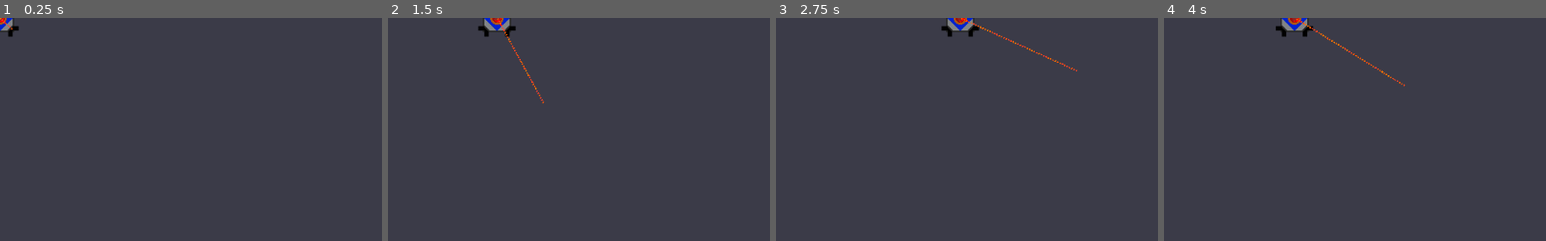
Above: before the commit, frames 1-4 (left to right).
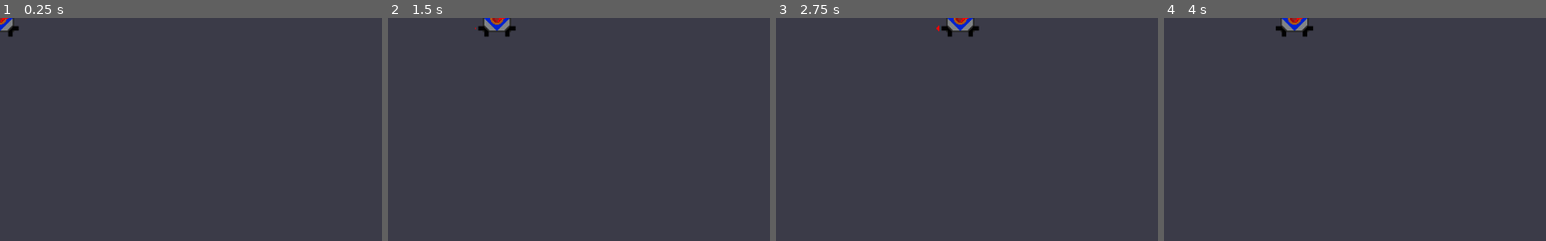
Above: after the commit, the same moments.

Repository: Call-Me-Sir/Calan-Game2021
Game: Godot game, scene res://Level 1.tscn
Same seed, same stepped clock (60 frames per second), same inputs: the game is played once before the commit and once after it. Before the commit the project has no main scene; this scene is started directly in both runs.
Inputs (mouse positions are % of the whole screen's width and height, from its top left):
- Up to frame 1 (0.25 s): no input
- Up to frame 2 (1.5 s): tap Enter at 0.5 s; move the mouse to (72, 45) at 0.52 s; hold D (ui_right) 0.53-1.28 s; move the mouse to (30, 55) at 1.27 s; hold Ctrl (slowdown) from 1.28 s (still down)
- Up to frame 3 (2.75 s): tap Space at 2 s; move the mouse to (60, 28) at 2.02 s; release Ctrl (slowdown) at 2.03 s; hold D (ui_right) from 2.03 s (still down)
- Up to frame 4 (4 s): move the mouse to (45, 70) at 2.77 s; release D (ui_right) at 2.78 s; hold Shift (speedup) 2.78-3.53 s; move the mouse to (80, 65) at 3.52 s; hold A (ui_left) from 3.53 s (still down)
The pictures show only the part of the screen within x 0-50%, y 0-50%; the shares and areas given below are measured in that part.

The runs differ from the first frame. In frame 1, less than 0.1% of the frame differs, in the area x 0-4%, y 0-6%; in frame 2, 0.2%; in frame 3, 0.3%, in the area x 42-79%, y 0-24%; in frame 4, 0.2%.

Commit message:
Added Thruster Animations & 1 Laser Bounce

Diff:
--- a/RayArray/Level 1.tscn
+++ b/RayArray/Level 1.tscn
@@ -26,3 +26,35 @@
 
 [node name="CollisionShape2D" type="CollisionShape2D" parent="Area2D"]
 shape = SubResource( 1 )
+
+[node name="Area2D2" type="StaticBody2D" parent="."]
+position = Vector2( 63.8064, 255.67 )
+collision_layer = 2
+__meta__ = {
+"_edit_group_": true
+}
+
+[node name="CollisionShape2D" type="CollisionShape2D" parent="Area2D2"]
+shape = SubResource( 1 )
+
+[node name="Area2D3" type="StaticBody2D" parent="."]
+position = Vector2( 370.566, 353.834 )
+rotation = 0.777186
+collision_layer = 2
+__meta__ = {
+"_edit_group_": true
+}
+
+[node name="CollisionShape2D" type="CollisionShape2D" parent="Area2D3"]
+shape = SubResource( 1 )
+
+[node name="Area2D4" type="StaticBody2D" parent="."]
+position = Vector2( 356.408, 199.982 )
+rotation = 0.215142
+collision_layer = 2
+__meta__ = {
+"_edit_group_": true
+}
+
+[node name="CollisionShape2D" type="CollisionShape2D" parent="Area2D4"]
+shape = SubResource( 1 )
--- a/RayArray/Playerspaceshipkinematic.tscn
+++ b/RayArray/Playerspaceshipkinematic.tscn
@@ -1,12 +1,36 @@
-[gd_scene load_steps=6 format=2]
+[gd_scene load_steps=13 format=2]
 
 [ext_resource path="res://Imported resources/Player space ship (WIP)-2.png" type="Texture" id=1]
 [ext_resource path="res://Scripts/Playerspaceshipkinematic.gd" type="Script" id=2]
 [ext_resource path="res://Imported resources/Red Laser V1-1.png (1).png" type="Texture" id=3]
 [ext_resource path="res://Scripts/ContraptionSprite.gd" type="Script" id=4]
+[ext_resource path="res://Imported resources/Player space ship Thrust animations/l0_sprite_01.png" type="Texture" id=5]
+[ext_resource path="res://Imported resources/Player space ship Thrust animations/l0_sprite_02.png" type="Texture" id=6]
+[ext_resource path="res://Imported resources/Player space ship Thrust animations/l0_sprite_03.png" type="Texture" id=7]
+[ext_resource path="res://Imported resources/Player space ship Thrust animations/l0_sprite_04.png" type="Texture" id=8]
+[ext_resource path="res://Imported resources/Player space ship Thrust animations/l0_sprite_05.png" type="Texture" id=9]
+[ext_resource path="res://Imported resources/Player space ship Thrust animations/l0_sprite_06.png" type="Texture" id=10]
 
 [sub_resource type="RectangleShape2D" id=1]
 extents = Vector2( 25, 25 )
+
+[sub_resource type="SpriteFrames" id=2]
+animations = [ {
+"frames": [ ExtResource( 9 ) ],
+"loop": false,
+"name": "Full Right",
+"speed": 5.0
+}, {
+"frames": [ ExtResource( 10 ) ],
+"loop": true,
+"name": "Small Right",
+"speed": 5.0
+}, {
+"frames": [ null, ExtResource( 5 ), ExtResource( 6 ), ExtResource( 7 ), ExtResource( 8 ) ],
+"loop": false,
+"name": "Thrust Right",
+"speed": 15.0
+} ]
 
 [node name="Playerspaceshipkinematic" type="KinematicBody2D"]
 script = ExtResource( 2 )
@@ -17,22 +41,17 @@
 [node name="CollisionShape2D" type="CollisionShape2D" parent="."]
 shape = SubResource( 1 )
 
-[node name="ContraptionSprite" type="Sprite" parent="."]
+[node name="RayCast2D" type="RayCast2D" parent="."]
 scale = Vector2( 2, 2 )
-texture = ExtResource( 3 )
-script = ExtResource( 4 )
-
-[node name="CPUParticles2D" type="CPUParticles2D" parent="ContraptionSprite"]
-amount = 50
-lifetime = 2.0
-spread = 0.0
-gravity = Vector2( 0, 0 )
-initial_velocity = 43.01
-color = Color( 1, 0.239216, 0.239216, 1 )
-hue_variation = 0.13
-hue_variation_random = 0.45
-
-[node name="RayCast2D" type="RayCast2D" parent="ContraptionSprite"]
 enabled = true
 cast_to = Vector2( 50, 0 )
 collision_mask = 2
+script = ExtResource( 4 )
+
+[node name="ContraptionSprite" type="Sprite" parent="RayCast2D"]
+texture = ExtResource( 3 )
+
+[node name="SpaceshipThrust" type="AnimatedSprite" parent="."]
+frames = SubResource( 2 )
+animation = "Small Right"
+playing = true
--- /dev/null
+++ b/RayArray/ReflectorCast.gd
@@ -0,0 +1,37 @@
+extends RayCast2D
+
+
+onready var new_ray = load("res://ReflectorCast.tscn")
+var reflector_ray = null
+# Declare member variables here. Examples:
+# var a = 2
+# var b = "text"
+
+func check_ray_collision():
+	if is_colliding():
+		var new_ray_position = get_collision_point()
+		var new_ray_angle = get_collision_normal()
+		if reflector_ray == null:
+			reflector_ray = new_ray.instance()
+			reflector_ray.global_position = new_ray_position
+			get_tree().get_root().add_child(reflector_ray)
+		else:
+
+			reflector_ray.global_position = new_ray_position
+			var r = cast_to.bounce(get_collision_normal())
+			reflector_ray.cast_to = r
+			#reflector_ray.rotation = ray.get_collision_normal() - ray.get_parent().rotation
+	else:
+		if reflector_ray != null:
+			reflector_ray.queue_free()
+			reflector_ray = null
+
+# Called when the node enters the scene tree for the first time.
+func _physics_process(delta):
+	#check_ray_collision()
+	pass # Replace with function body.
+
+
+# Called every frame. 'delta' is the elapsed time since the previous frame.
+#func _process(delta):
+#	pass
--- a/RayArray/ReflectorCast.tscn
+++ b/RayArray/ReflectorCast.tscn
@@ -1,4 +1,9 @@
-[gd_scene format=2]
+[gd_scene load_steps=2 format=2]
+
+[ext_resource path="res://ReflectorCast.gd" type="Script" id=1]
 
 [node name="ReflectorCast" type="RayCast2D"]
+enabled = true
+cast_to = Vector2( 50, 0 )
 collision_mask = 2
+script = ExtResource( 1 )
--- a/RayArray/Scripts/ContraptionSprite.gd
+++ b/RayArray/Scripts/ContraptionSprite.gd
@@ -1,4 +1,4 @@
-extends Sprite
+extends RayCast2D
 
 
 # Declare member variables here. Examples:
@@ -8,9 +8,7 @@
 var mousepositoion
 
 func _process(delta):
-	mousepositoion = get_local_mouse_position()
-
-	rotation += mousepositoion.angle() * 0.2
+	pass
 
 
 # Called when the node enters the scene tree for the first time.
--- a/RayArray/Scripts/Playerspaceshipkinematic.gd
+++ b/RayArray/Scripts/Playerspaceshipkinematic.gd
@@ -8,14 +8,28 @@
 export var friction = 0.19
 export var acceleration = 0.15
 var velocity = Vector2.ZERO
+var max_ray_cast = 1000
 
-onready var ray = $ContraptionSprite/RayCast2D
+onready var _animated_sprite = $SpaceshipThrust
+
+onready var ray = $RayCast2D
 onready var new_ray = preload("res://ReflectorCast.tscn")
 var reflector_ray = null
 
 func set_speed(s,f):
 	speed = s
 	friction = f
+
+func thrust_animation():
+	if Input.is_action_pressed("ui_right") and Input.is_action_pressed("slowdown"):
+		_animated_sprite.play("Small Right")
+	elif Input.is_action_pressed("ui_right"):
+		_animated_sprite.play("Thrust Right")
+		if Input.is_action_pressed("speedup"):
+			_animated_sprite.play("Full Right")
+	elif Input.is_action_just_released("ui_right"):
+		_animated_sprite.play("Thrust Right", true)
+
 
 func _physics_process(delta):
 	var input_velocity = Vector2.ZERO
@@ -31,7 +45,7 @@
 	elif Input.is_action_just_released("slowdown"):
 		set_speed(200,0.19)
 	input_velocity = input_velocity.normalized() * speed
-
+	thrust_animation()
 	# If there's input, accelerate to the input velocity
 	if input_velocity.length() > 0:
 		velocity = velocity.linear_interpolate(input_velocity, acceleration)
@@ -39,7 +53,12 @@
 		# If there's no input, slow down to (0, 0)
 		velocity = velocity.linear_interpolate(Vector2.ZERO, friction)
 	velocity = move_and_slide(velocity)
+	rotate_ray(delta)
 	check_ray_collision()
+
+func rotate_ray(delta):
+	var mouse_position = get_local_mouse_position()
+	ray.cast_to = mouse_position.normalized() * max_ray_cast
 
 func check_ray_collision():
 	if ray.is_colliding():
@@ -50,7 +69,10 @@
 			reflector_ray.global_position = new_ray_position
 			get_tree().get_root().add_child(reflector_ray)
 		else:
+			print(ray.cast_to)
 			reflector_ray.global_position = new_ray_position
+			var r = ray.cast_to.bounce(ray.get_collision_normal())
+			reflector_ray.cast_to = r
 			#reflector_ray.rotation = ray.get_collision_normal() - ray.get_parent().rotation
 	else:
 		if reflector_ray != null:
--- a/RayArray/project.godot
+++ b/RayArray/project.godot
@@ -15,6 +15,7 @@
 [application]
 
 config/name="RayArray"
+run/main_scene="res://Level 1.tscn"
 config/icon="res://icon.png"
 
 [input]
Binary file added: RayArray/Imported resources/Player space ship Thrust animations/l0_sprite_01.png
Not shown, added: RayArray/Imported resources/Player space ship Thrust animations/l0_sprite_01.png.import
Binary file added: RayArray/Imported resources/Player space ship Thrust animations/l0_sprite_02.png
Not shown, added: RayArray/Imported resources/Player space ship Thrust animations/l0_sprite_02.png.import
Binary file added: RayArray/Imported resources/Player space ship Thrust animations/l0_sprite_03.png
Not shown, added: RayArray/Imported resources/Player space ship Thrust animations/l0_sprite_03.png.import
Binary file added: RayArray/Imported resources/Player space ship Thrust animations/l0_sprite_04.png
Not shown, added: RayArray/Imported resources/Player space ship Thrust animations/l0_sprite_04.png.import
Binary file added: RayArray/Imported resources/Player space ship Thrust animations/l0_sprite_05.png
Not shown, added: RayArray/Imported resources/Player space ship Thrust animations/l0_sprite_05.png.import
Binary file added: RayArray/Imported resources/Player space ship Thrust animations/l0_sprite_06.png
Not shown, added: RayArray/Imported resources/Player space ship Thrust animations/l0_sprite_06.png.import
(and 36 more such lines)
